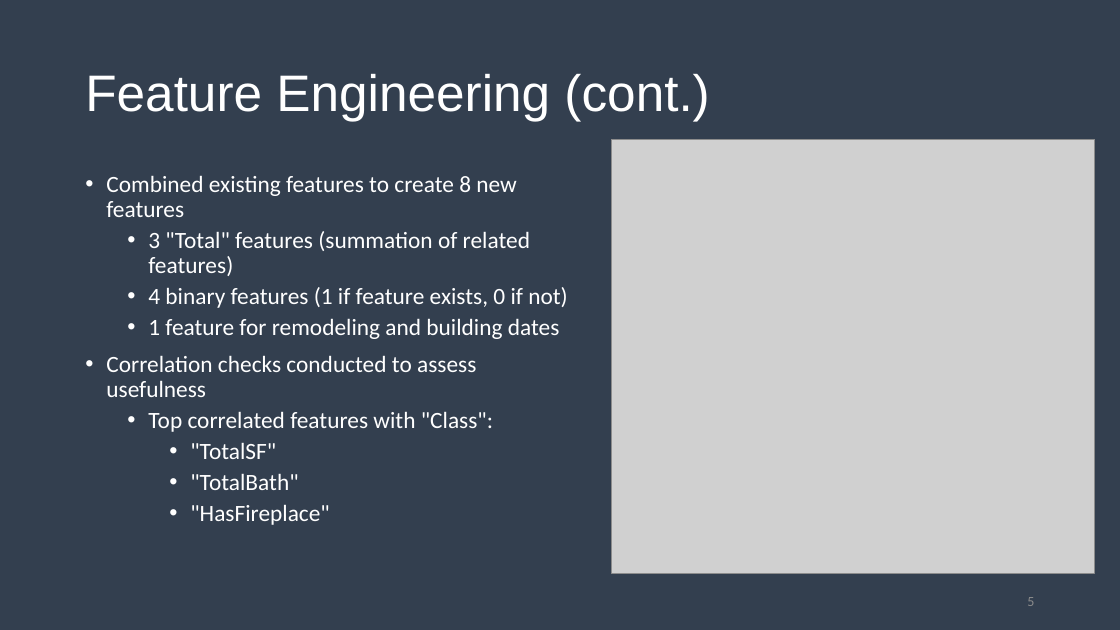
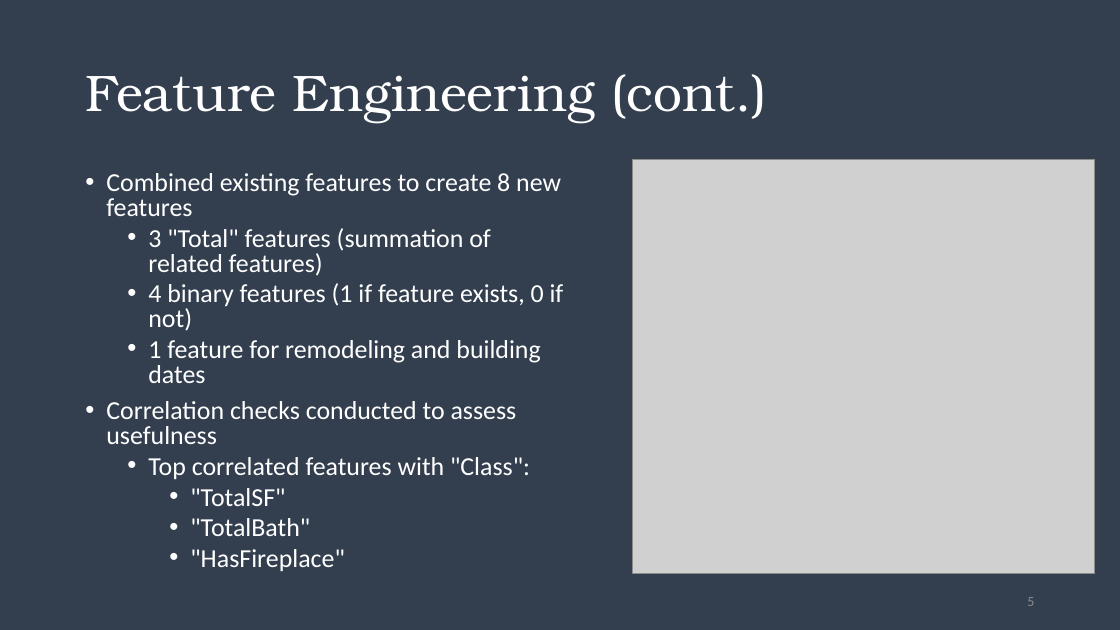
Before and after one commit to liamti5/Real-Estate-Price-Class-Estimation-UZH, a slide deck: slide 5 of Introduction to Machine Learning.pptx. Drawn at 1120x630 pixels with LibreOffice and Linux fonts; fonts in the diff are those of the drawing; grey boxes stand for pictures. Boxes give left, top, right and bottom in pixels: in the first picture for what was removed or moved away, otherwise in the second. Text is boxed around its words. In the diff, an @@ line names an element or a change of style, - is before the commit and + after.

```diff
--- a/Introduction to Machine Learning.pptx
+++ b/Introduction to Machine Learning.pptx
@@ title "Feature Engineering (cont.)" at (85,74,767,123): font Arial to TeX Gyre Bonum @@
@@ text "Combined existing features to create ..." at (106,173,564,571): size 20 to 22.2 pt; line spacing 0.9 to 0.8 @@
@@ picture: place and size @@
-picture at (612,139,1096,573)
+picture at (633,160,1095,574)
```
Also in this commit, not shown: 8 other slides changed, 1 slide added, 2 other files.
